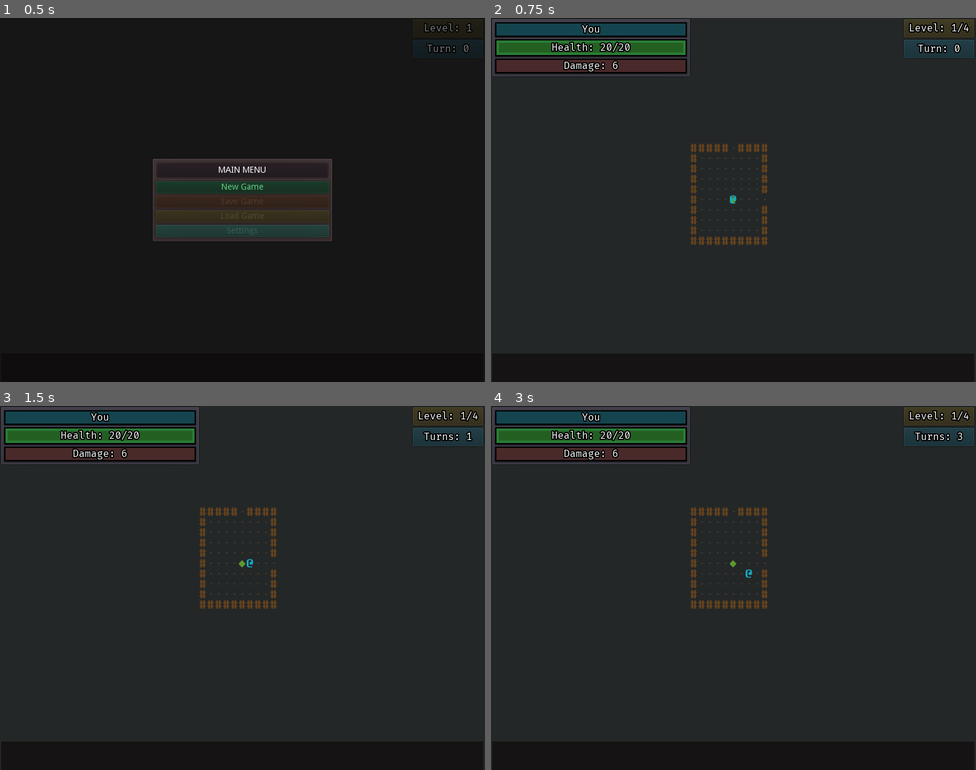
Above: before the commit, frames 1-4 (two rows, left to right).
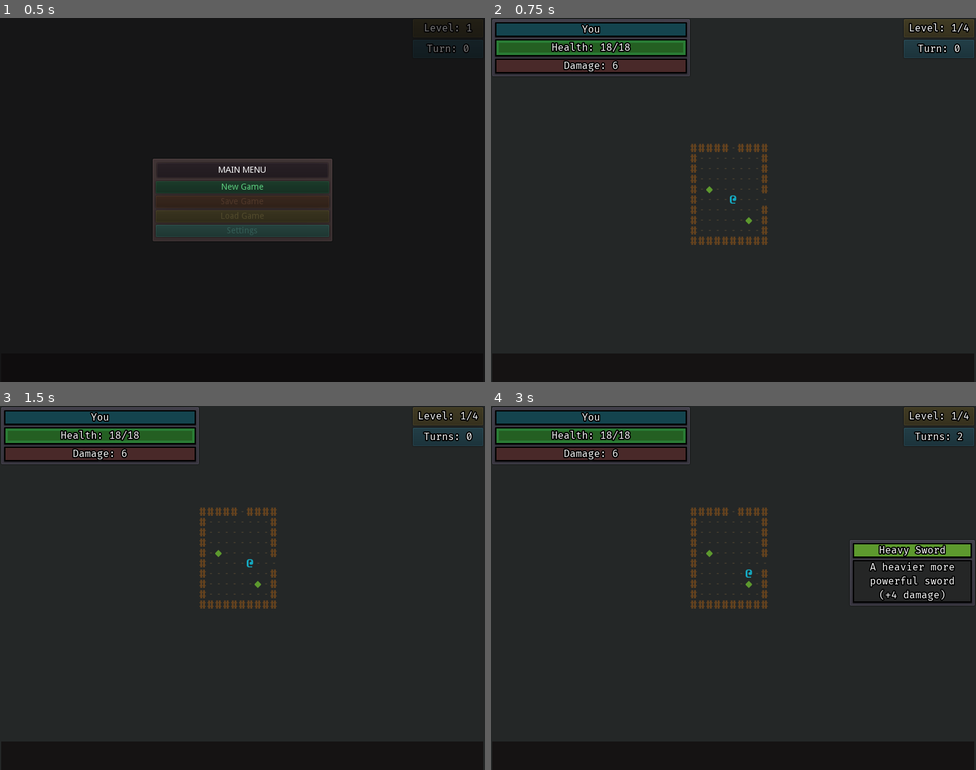
Above: after the commit, the same moments.

Repository: ZenCoderGames/ZRoguelikeGame
Game: Godot game, scene res://scene/main/MainScene.tscn
Two runs of this game, one before a commit and one after it. Both use one fixed random seed, a clock stepped at 60 frames per second and the inputs below.
Inputs:
- Up to frame 1 (0.5 s): no input
- Up to frame 2 (0.75 s): click "New Game" at 0.5 s
- Up to frame 3 (1.5 s): tap Enter at 1.25 s; hold Right (move_right) from 1.28 s (still down); tap S (cam_move_down) at 1.35 s
- Up to frame 4 (3 s): tap Space at 2 s; release Right (move_right) at 2.03 s; hold Down (move_down) 2.03-2.78 s; tap A (cam_move_left) at 2.1 s; tap Enter at 2.75 s; hold Right (move_right) from 2.78 s (still down); tap D (cam_move_right) at 2.85 s

Frame 1 is identical in both runs. In frame 2, 0.1% of the frame differs, in the area x 22-54%, y 6-57%; in frame 3, 0.1%; in frame 4, 2.6%, in the area x 22-100%, y 6-55%.

Commit message:
ComplexStats

Diff:
--- a/project.godot
+++ b/project.godot
@@ -123,6 +123,11 @@
 "class": "CharacterUI",
 "language": "GDScript",
 "path": "res://scripts/battle/ui/CharacterUI.gd"
+}, {
+"base": "Reference",
+"class": "ComplexStatData",
+"language": "GDScript",
+"path": "res://scripts/battle/data/stats/ComplexStatData.gd"
 }, {
 "base": "Camera2D",
 "class": "DungeonCamera",
@@ -273,6 +278,7 @@
 "CharacterData": "",
 "CharacterStatus": "",
 "CharacterUI": "",
+"ComplexStatData": "",
 "DungeonCamera": "",
 "DungeonCell": "",
 "DungeonData": "",
--- a/resource/characters.json
+++ b/resource/characters.json
@@ -7,12 +7,12 @@
 				"path": "entity/characters/Player.tscn",
 				"stats": [
 					{
-						"type": "HEALTH",
-						"value": 20
+						"type": "VITALITY",
+						"value": 6
 					},
 					{
-						"type": "DAMAGE",
-						"value": 6
+						"type": "STRENGTH",
+						"value": 3
 					}
 				],
 				"moveAction": {
@@ -34,12 +34,12 @@
 				"path": "entity/characters/Player.tscn",
 				"stats": [
 					{
-						"type": "HEALTH",
-						"value": 30
+						"type": "VITALITY",
+						"value": 8
 					},
 					{
-						"type": "DAMAGE",
-						"value": 3
+						"type": "STRENGTH",
+						"value": 2
 					}
 				],
 				"moveAction": {
--- /dev/null
+++ b/resource/complexStats.json
@@ -0,0 +1,14 @@
+{
+	"complexStats": [
+		{
+			"statType": "VITALITY",
+			"linkedStatType": "HEALTH",
+			"linkedStatMultiplier": 3
+		},
+		{
+			"statType": "STRENGTH",
+			"linkedStatType": "DAMAGE",
+			"linkedStatMultiplier": 2
+		}
+	]
+}
--- a/resource/dungeons.json
+++ b/resource/dungeons.json
@@ -1,7 +1,7 @@
 {
 	"dungeons": [
 		{
-			"numRooms": 6,
+			"numRooms": 5,
 			"roomMinRows": 8,
 			"roomMaxRows": 12,
 			"roomMinCols": 8,
@@ -11,33 +11,33 @@
 			"itemHeighestTier": 2
 		},
 		{
-			"numRooms": 8,
+			"numRooms": 6,
 			"roomMinRows": 8,
 			"roomMaxRows": 12,
 			"roomMinCols": 8,
 			"roomMaxCols": 12,
 			"itemCountMin": 3,
-			"itemCountMax": 5,
+			"itemCountMax": 4,
 			"itemHeighestTier": 3
 		},
 		{
-			"numRooms": 10,
-			"roomMinRows": 9,
-			"roomMaxRows": 14,
-			"roomMinCols": 9,
-			"roomMaxCols": 14,
-			"itemCountMin": 4,
-			"itemCountMax": 7,
-			"itemHeighestTier": 4
-		},
-		{
-			"numRooms": 12,
+			"numRooms": 7,
 			"roomMinRows": 9,
 			"roomMaxRows": 14,
 			"roomMinCols": 9,
 			"roomMaxCols": 14,
 			"itemCountMin": 3,
 			"itemCountMax": 5,
+			"itemHeighestTier": 4
+		},
+		{
+			"numRooms": 8,
+			"roomMinRows": 9,
+			"roomMaxRows": 14,
+			"roomMinCols": 9,
+			"roomMaxCols": 14,
+			"itemCountMin": 3,
+			"itemCountMax": 6,
 			"itemHeighestTier": 5
 		}
 	]
--- a/scene/main/MainScene.tscn
+++ b/scene/main/MainScene.tscn
@@ -43,6 +43,7 @@
 [node name="Battle" type="Node2D" parent="."]
 script = ExtResource( 4 )
 timeBetweenMoves = 0.2
+debugSpawnItemInFirstRoom = "HEAVY_SWORD"
 
 [node name="PlayerInput" type="Node" parent="Battle"]
 script = ExtResource( 3 )
--- a/scripts/battle/BattleInstance.gd
+++ b/scripts/battle/BattleInstance.gd
@@ -98,7 +98,7 @@
 
 	Dungeon.isDungeonFinished = true
 
-	yield(get_tree().create_timer(0.2), "timeout")
+	yield(get_tree().create_timer(0.05), "timeout")
 
 	currentDungeonIdx = currentDungeonIdx+1
 	if currentDungeonIdx<dungeonDataList.size():
--- a/scripts/battle/Dungeon.gd
+++ b/scripts/battle/Dungeon.gd
@@ -318,9 +318,9 @@
 		emit_signal("OnPlayerCreated", player)
 		player.connect("OnCharacterMove", self, "_on_turn_taken")
 		player.equipment.connect("OnSpellActivated", self, "_on_player_spell_activated")
+		turnsTaken = turnsTaken - 1
 	else:
 		player.move_to_cell(cell)
-		turnsTaken = turnsTaken - 1
 
 func _on_player_spell_activated(item):
 	_on_turn_taken(0, 0)
--- a/scripts/battle/data/CharacterData.gd
+++ b/scripts/battle/data/CharacterData.gd
@@ -17,7 +17,9 @@
 
 	var statDataJSList = dataJS["stats"]
 	for statDataJS in statDataJSList:
-		statDataList.append(StatData.new(statDataJS))
+		var statData:StatData = StatData.new()
+		statData.init_from_json(statDataJS)
+		statDataList.append(statData)
 
 	moveAction = ActionDataTypes.create(dataJS["moveAction"])
 	attackAction = ActionDataTypes.create(dataJS["attackAction"])
--- a/scripts/battle/data/DungeonDataManager.gd
+++ b/scripts/battle/data/DungeonDataManager.gd
@@ -1,6 +1,7 @@
 # Tracks all the data in the game
 class_name DungeonDataManager
 
+var complexStatDataMap = {}
 var statusEffectDataMap = {}
 var passiveDataMap = {}
 var itemDataMap = {}
@@ -13,6 +14,7 @@
 var enemyDataList = []
 
 func _init():
+	init_complex_stats()
 	init_status_effects()
 	init_passives()
 	init_spells()
@@ -69,7 +71,7 @@
 			enemyDataList.append(newCharData)
 		characterDataDict[newCharData.id] = newCharData
 
-	playerData = heroDataList[0]
+	playerData = characterDataDict["KNIGHT"]
 
 func get_random_enemy_data():
 	return enemyDataList[randi() % enemyDataList.size()]
@@ -93,3 +95,20 @@
 
 	print("Invalid Spell Id: ", spellId)
 	return null
+
+func init_complex_stats():
+	var data = Utils.load_data_from_file("resource/complexStats.json")
+	var complexStatsJSList:Array = data["complexStats"]
+	for complexStatDataJS in complexStatsJSList:
+		var complexStatData:ComplexStatData = ComplexStatData.new(complexStatDataJS)
+		complexStatDataMap[complexStatData.statType] = complexStatData
+
+func is_complex_stat_data(statType):
+	return complexStatDataMap.has(statType)
+
+func get_complex_stat_data(statType):
+	if complexStatDataMap.has(statType):
+		return complexStatDataMap[statType]
+
+	print("Invalid Complex Stat Data: ", statType)
+	return null
--- a/scripts/battle/data/items/ItemData.gd
+++ b/scripts/battle/data/items/ItemData.gd
@@ -61,7 +61,9 @@
 	if itemDataJS.has("stats"):
 		var statDataJSList = itemDataJS["stats"]
 		for statDataJS in statDataJSList:
-			statDataList.append(StatData.new(statDataJS))
+			var statData:StatData = StatData.new()
+			statData.init_from_json(statDataJS)
+			statDataList.append(statData)
 
 	if itemDataJS.has("statModifiers"):
 		var statModifierDataJSList = itemDataJS["statModifiers"]
--- /dev/null
+++ b/scripts/battle/data/stats/ComplexStatData.gd
@@ -0,0 +1,20 @@
+class_name ComplexStatData
+
+var statType:int
+var linkedStatType:int
+var linkedStatMultiplier:float
+
+func _init(complexStatDataJS):
+	var type = complexStatDataJS["statType"]
+	if StatData.STAT_TYPE.has(type):
+		statType = StatData.STAT_TYPE.get(type)
+	else:
+		print("ERROR: Invalid Stat Type - ", type)
+
+	type = complexStatDataJS["linkedStatType"]
+	if StatData.STAT_TYPE.has(type):
+		linkedStatType = StatData.STAT_TYPE.get(type)
+	else:
+		print("ERROR: Invalid Linked Stat Type - ", type)
+
+	linkedStatMultiplier = complexStatDataJS["linkedStatMultiplier"]
--- a/scripts/battle/data/stats/StatData.gd
+++ b/scripts/battle/data/stats/StatData.gd
@@ -1,14 +1,18 @@
 class_name StatData
 
-enum STAT_TYPE { HEALTH, DAMAGE, ARMOR }
+enum STAT_TYPE { HEALTH, DAMAGE, ARMOR, VITALITY, STRENGTH }
 var type:int
 
 var value:int
 
-func _init(statDataJS):
-    var statType = statDataJS["type"]
-    if STAT_TYPE.has(statType):
-        type = STAT_TYPE.get(statType)
-    else:
-        print("ERROR: Invalid Stat Type - ", statType)
-    value = statDataJS["value"]
+func init_from_json(statDataJS):
+	var statType = statDataJS["type"]
+	if STAT_TYPE.has(statType):
+		type = STAT_TYPE.get(statType)
+	else:
+		print("ERROR: Invalid Stat Type - ", statType)
+	value = statDataJS["value"]
+
+func init_from_code(statType, statValue):
+	type = statType
+	value = statValue
--- a/scripts/battle/data/stats/StatModifierData.gd
+++ b/scripts/battle/data/stats/StatModifierData.gd
@@ -1,7 +1,6 @@
 class_name StatModifierData
 
 var type:int
-var value:int
 var baseValue:int
 
 func _init(statModDataJS):
@@ -11,7 +10,5 @@
 	else:
 		print("ERROR: Invalid Stat Modifier Type - ", statType)
 
-	if statModDataJS.has("value"):
-		value = statModDataJS["value"]
 	if statModDataJS.has("baseValue"):
 		baseValue = statModDataJS["baseValue"]
--- a/scripts/battle/instance/characters/Character.gd
+++ b/scripts/battle/instance/characters/Character.gd
@@ -12,6 +12,7 @@
 var isDead:bool = false
 
 var stats:Array = []
+var statDict:Dictionary = {}
 var moveAction:Action
 var attackAction:Action
 
@@ -61,6 +62,10 @@
 		var stat = Stat.new(statData)
 		if stat!=null:
 			stats.append(stat)
+			statDict[statData.type] = stat
+			if Dungeon.dataManager.is_complex_stat_data(statData.type):
+				var complexStatData:ComplexStatData = Dungeon.dataManager.get_complex_stat_data(statData.type)
+				_create_linked_stat(complexStatData.linkedStatType, statData.type, complexStatData.linkedStatMultiplier)
 
 	# Actions
 	moveAction = ActionTypes.create(charData.moveAction, self)
@@ -99,7 +104,7 @@
 	# iterate through char
 	for stat in stats:
 		if stat.type == statType:
-			statValue = statValue + stat.value
+			statValue = statValue + stat.get_value()
 	# iterate through items
 	statValue = statValue + equipment.get_stat_bonus_from_equipped_items(statType)
 
@@ -110,7 +115,7 @@
 	# iterate through char
 	for stat in stats:
 		if stat.type == statType:
-			statBaseValue = statBaseValue + stat.baseValue
+			statBaseValue = statBaseValue + stat.get_base_value()
 	# iterate through items
 	statBaseValue = statBaseValue + equipment.get_stat_base_bonus_from_equipped_items(statType)
 
@@ -120,10 +125,9 @@
 	# iterate through char
 	for stat in stats:
 		if stat.type == statType:
-			stat.value = stat.value + modifierValue
-			stat.value = clamp(stat.value, 0, stat.baseValue)
+			stat.modify_value(stat.get_value() + modifierValue)
 			emit_signal("OnStatChanged", self)
-			return stat.value
+			return stat.get_value()
 
 	print("ERROR: Can't find stat type - ", statType)
 	return null
@@ -132,12 +136,10 @@
 	# iterate through char
 	for stat in stats:
 		if stat.type == statModifierData.type:
-			stat.baseValue = stat.baseValue + statModifierData.baseValue
-			stat.value = stat.value + statModifierData.baseValue
-			stat.value = stat.value + statModifierData.value
-			stat.value = clamp(stat.value, 0, stat.baseValue)
+			stat.modify_base_value(stat.get_base_value() + statModifierData.baseValue)
+			stat.modify_value(stat.get_value() + statModifierData.baseValue)
 			emit_signal("OnStatChanged", self)
-			return stat.value
+			return stat.get_value()
 
 	print("ERROR: Can't find stat type - ", statModifierData.type)
 	return null
@@ -340,3 +342,11 @@
 
 func get_armor():
 	return get_stat_value(StatData.STAT_TYPE.ARMOR)
+
+func _create_linked_stat(type:int, linkedStatType:int, linkedStatMultiplier:float):
+	var newStatData:StatData = StatData.new()
+	newStatData.init_from_code(type, 0)
+	var newStat:Stat = Stat.new(newStatData)
+	newStat.add_link_to_stat(statDict[linkedStatType], linkedStatMultiplier)
+	stats.append(newStat)
+	statDict[newStatData.type] = newStat
--- a/scripts/battle/instance/rooms/DungeonRoom.gd
+++ b/scripts/battle/instance/rooms/DungeonRoom.gd
@@ -148,8 +148,12 @@
 
 func generate_item(itemId):
 	# find free cells
+	var playerCell = get_safe_starting_cell()
 	var freeCells:Array = []
 	for cell in cells:
+		if cell == playerCell:
+			continue
+
 		if cell.is_empty():
 			freeCells.append(cell)
 
--- a/scripts/battle/instance/stats/Stat.gd
+++ b/scripts/battle/instance/stats/Stat.gd
@@ -4,7 +4,32 @@
 var baseValue:int
 var value:int
 
+var linkedStat:Stat = null
+var linkedStatMultiplier:float = 0
+
 func _init(statData):
-    type = statData.type
-    baseValue = statData.value
-    value = statData.value
+	type = statData.type
+	baseValue = statData.value
+	value = statData.value
+
+func add_link_to_stat(stat:Stat, statMultiplier:float):
+	linkedStat = stat
+	linkedStatMultiplier = statMultiplier
+	value = get_base_value()
+
+func get_value():
+	return value
+
+func get_base_value():
+	if linkedStat!=null:
+		return linkedStat.get_value() * linkedStatMultiplier
+
+	return baseValue
+
+func modify_value(newValue:float):
+	value = clamp(newValue, 0, get_base_value())
+	return value
+
+func modify_base_value(newBaseValue:float):
+	baseValue = newBaseValue
+	return baseValue
--- a/scripts/battle/instance/stats/StatModifier.gd
+++ b/scripts/battle/instance/stats/StatModifier.gd
@@ -2,13 +2,7 @@
 
 var type:int
 var baseValue:int
-var value:int
 
 func _init(statModifierData):
     type = statModifierData.type
-    value = statModifierData.value
     baseValue = statModifierData.baseValue
-
-func modify(stat):
-    stat.value = stat.value + value
-    stat.baseValue = stat.baseValue + baseValue
